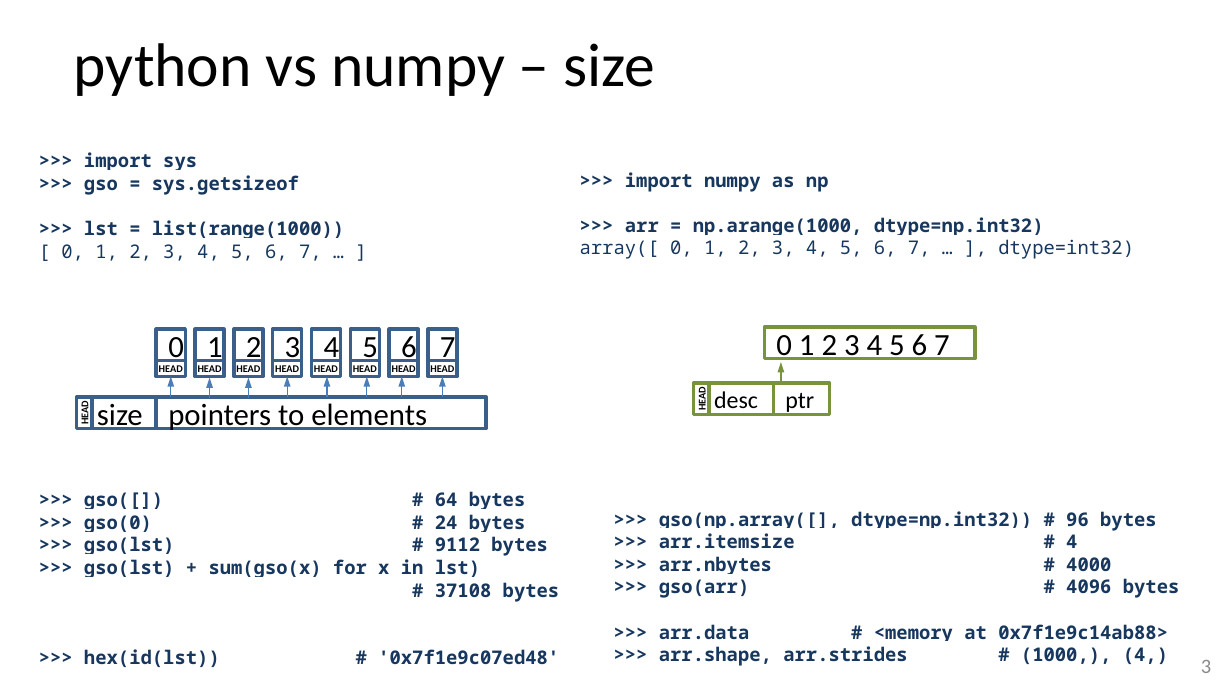
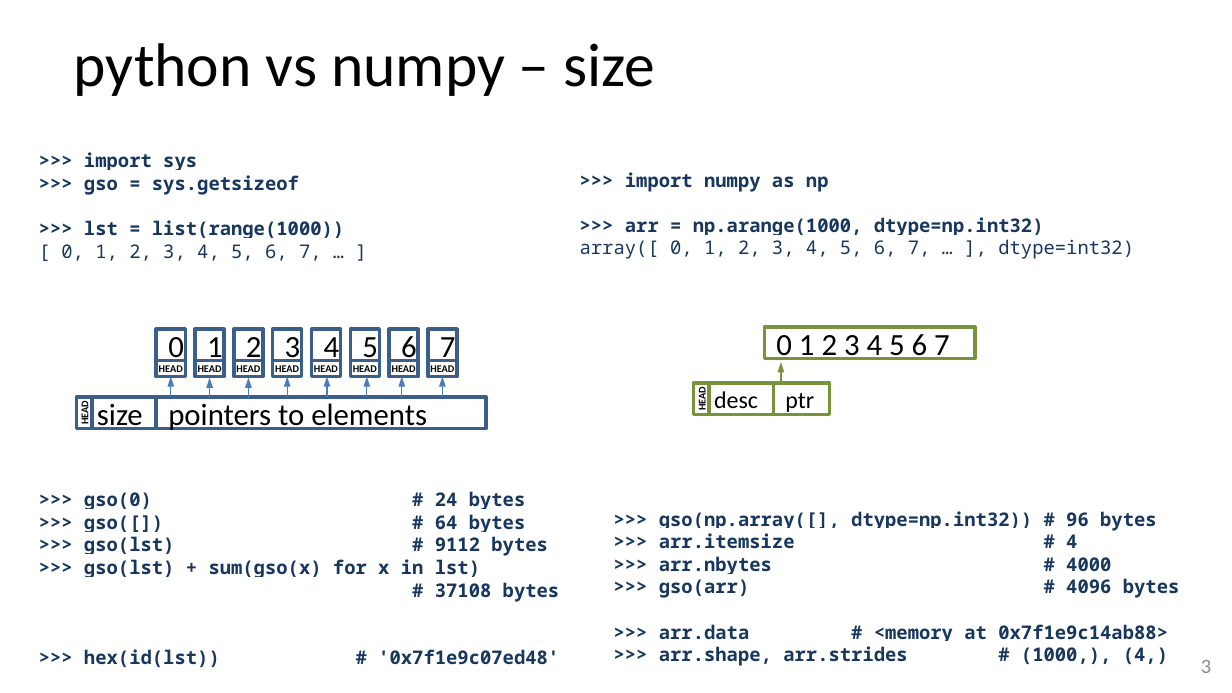
Before and after one commit to stevesimmons/PyDataDC2016-PandasFromTheInside, a slide deck: slide 4 of pfi.pptx. Drawn at 1232x693 pixels with LibreOffice and Linux fonts; fonts in the diff are those of the drawing. Boxes give left, top, right and bottom in pixels: in the first picture for what was removed or moved away, otherwise in the second. Text is boxed around its words. In the diff, an @@ line names an element or a change of style, - is before the commit and + after.

```diff
--- a/pfi.pptx
+++ b/pfi.pptx
@@ text at bbox=[84, 491, 526, 509]: paragraph added @@
+>>> gso(0) # 24 bytes
@@ text at bbox=[84, 514, 526, 532]: paragraph removed @@
->>> gso(0) # 24 bytes
```
Also in this commit, not shown: 8 other slides changed, 2 slides added, 1 other file.
